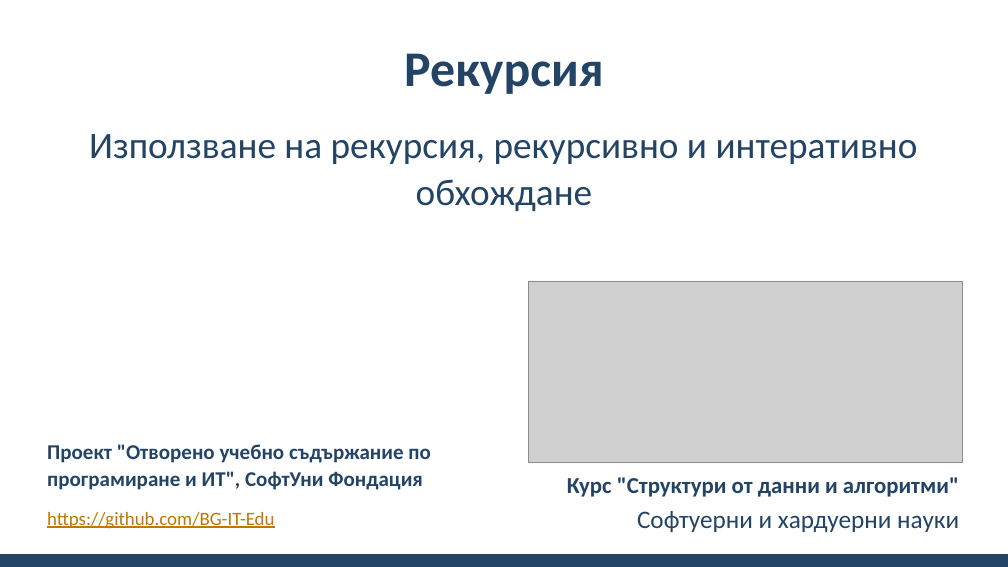
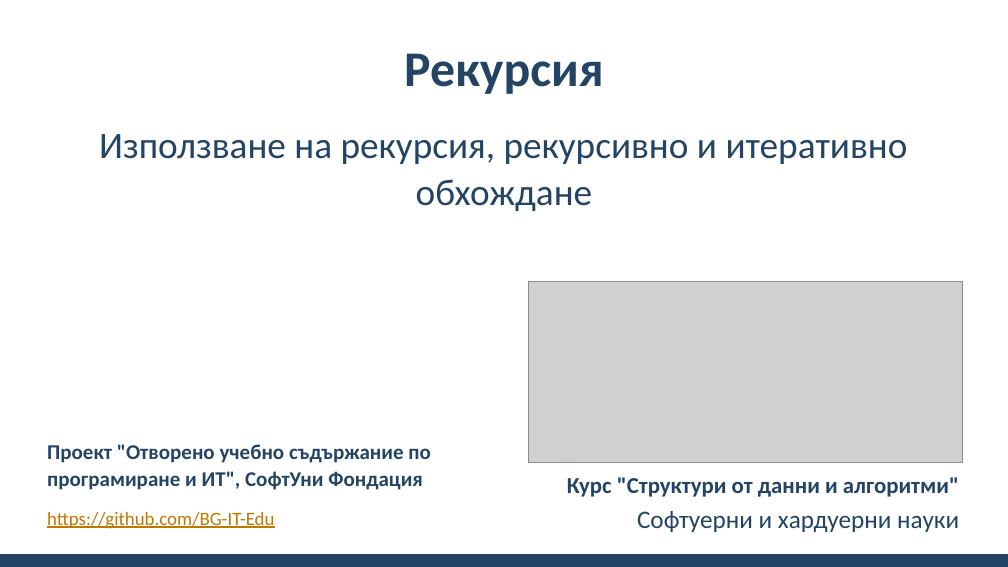
Before and after one commit to ahmedmatem/ppmg, a slide deck: slide 1 of XI class/02. DS and Algo - Module 2/06. Рекурсия/Recursion.pptx. Drawn at 1008x567 pixels with LibreOffice and Linux fonts; fonts in the diff are those of the drawing; grey boxes stand for pictures; background and template pictures are left out. Boxes give left, top, right and bottom in pixels: in the first picture for what was removed or moved away, otherwise in the second. Text is boxed around its words. In the diff, an @@ line names an element or a change of style, - is before the commit and + after.

```diff
--- a/XI class/02. DS and Algo - Module 2/06. Рекурсия/Recursion.pptx
+++ b/XI class/02. DS and Algo - Module 2/06. Рекурсия/Recursion.pptx
@@ subtitle at (99, 134, 908, 211): text changed @@
-Използване на рекурсия, рекурсивно и интеративно обхождане
+Използване на рекурсия, рекурсивно и итеративно обхождане
```
Also in this commit, not shown: 11 other files.
